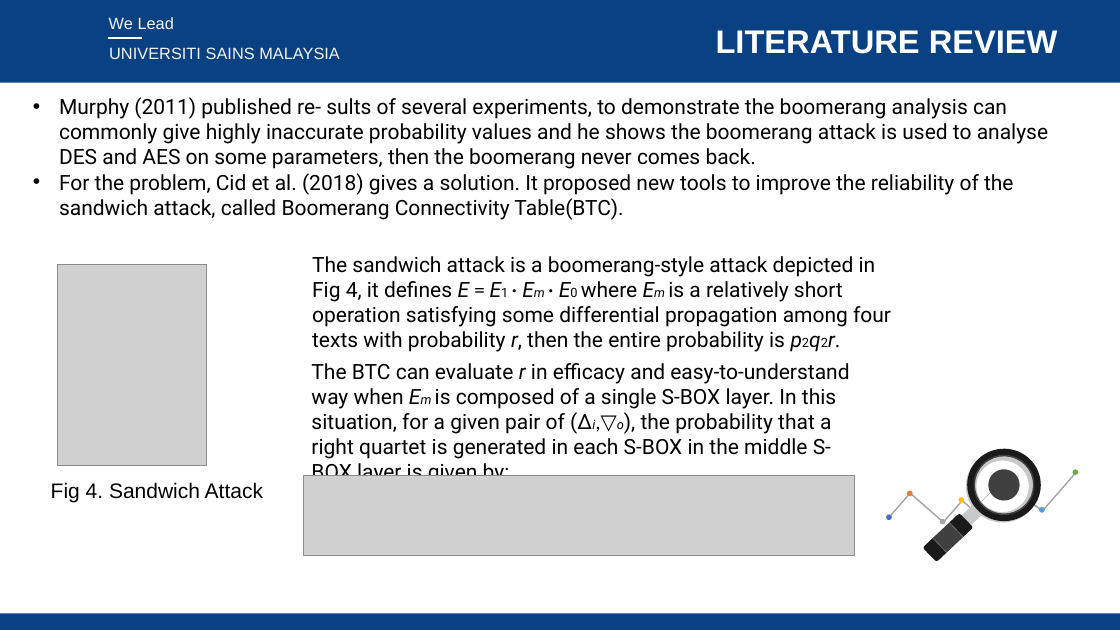
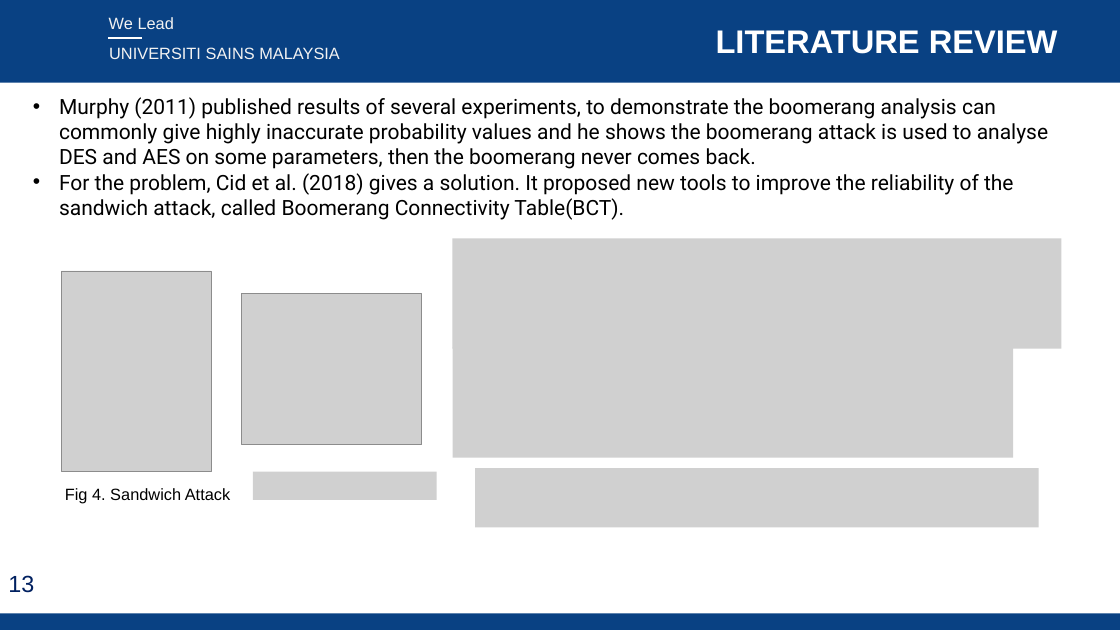
Before and after one commit to liyu0x/boomerang-KATAN, a slide deck: slide 13 of material/report.pptx (slide 14 before the commit). Drawn at 1120x630 pixels with LibreOffice and Linux fonts; fonts in the diff are those of the drawing; grey boxes stand for pictures; background and template pictures are left out. Boxes give left, top, right and bottom in pixels: in the first picture for what was removed or moved away, otherwise in the second. Text is boxed around its words. In the diff, an @@ line names an element or a change of style, - is before the commit and + after.

Commit message:
upload

```diff
--- a/material/report.pptx
+++ b/material/report.pptx
@@ text at (59,97,1048,220): text changed @@
-• Murphy (2011) published re- sults of several experiments, to demonstrate the boomerang analysis can commonly give highly inaccurate probability values and he shows the boomerang attack is used to analyse DES and AES on some parameters, then the boomerang never comes back.
-• For the problem, Cid et al. (2018) gives a solution. It proposed new tools to improve the reliability of the sandwich attack, called Boomerang Connectivity Table(BTC).
+• Murphy (2011) published results of several experiments, to demonstrate the boomerang analysis can commonly give highly inaccurate probability values and he shows the boomerang attack is used to analyse DES and AES on some parameters, then the boomerang never comes back.
+• For the problem, Cid et al. (2018) gives a solution. It proposed new tools to improve the reliability of the sandwich attack, called Boomerang Connectivity Table(BCT).
@@ picture added at (453,239,1062,349) @@
@@ text removed at (312,256,891,352) @@
-The sandwich attack is a boomerang-style attack depicted in Fig 4, it defines E = E1 · Em · E0 where Em is a relatively short operation satisfying some differential propagation among four texts with probability r, then the entire probability is p2q2r.
@@ picture: place and size @@
-picture at (57,265,207,465)
+picture at (62,271,212,472)
@@ picture added at (242,293,423,444) @@
@@ picture added at (453,348,1013,458) @@
@@ text removed at (311,363,849,476) @@
-The BTC can evaluate r in efficacy and easy-to-understand way when Em is composed of a single S-BOX layer. In this situation, for a given pair of (∆i,▽o), the probability that a right quartet is generated in each S-BOX in the middle S-BOX layer is given by:
@@ picture added at (253,472,437,501) @@
@@ picture removed at (304,476,855,556) @@
@@ picture added at (476,468,1039,528) @@
@@ group removed at (886,445,1079,562): 21 freeform shapes @@
@@ text "Fig 4. Sandwich Attack": place and size @@
-text "Fig 4. Sandwich Attack" at (51,482,263,503)
+text "Fig 4. Sandwich Attack" at (65,488,230,504)
@@ text "Fig 4. Sandwich Attack" at (65,488,230,504): size 18 to 14 pt @@
@@ page number added at (8,575,34,593), 20 pt, text #002060 @@
+13
```
Also in this commit, not shown: 16 other slides changed, 1 slide removed.
